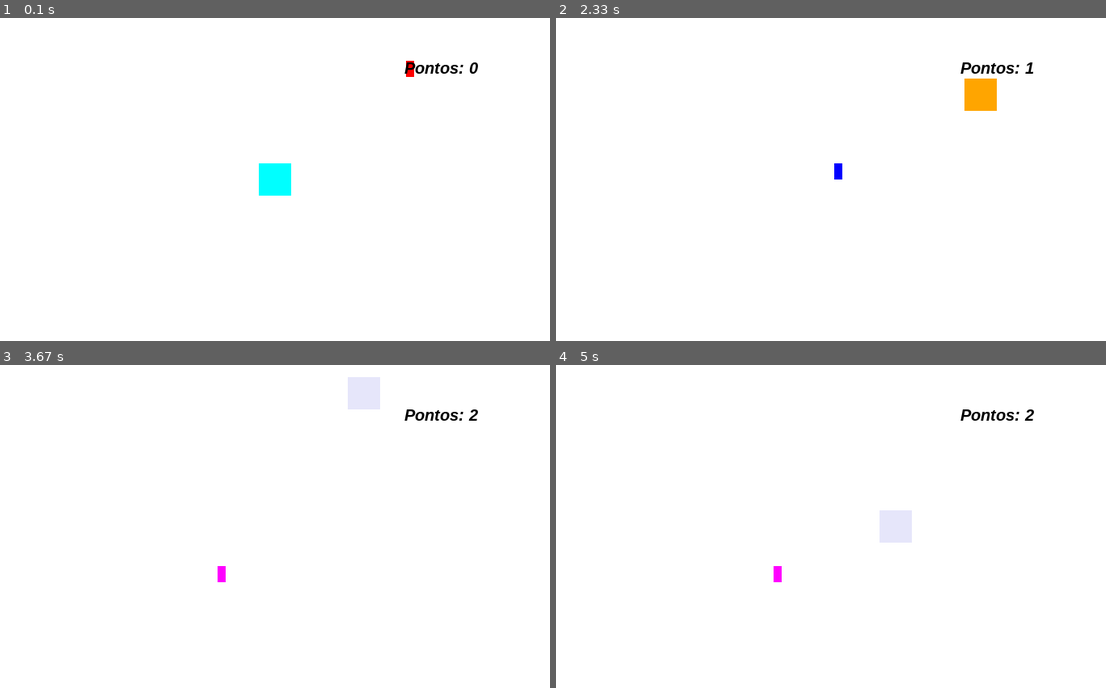
Above: before the commit, frames 1-4 (two rows, left to right).
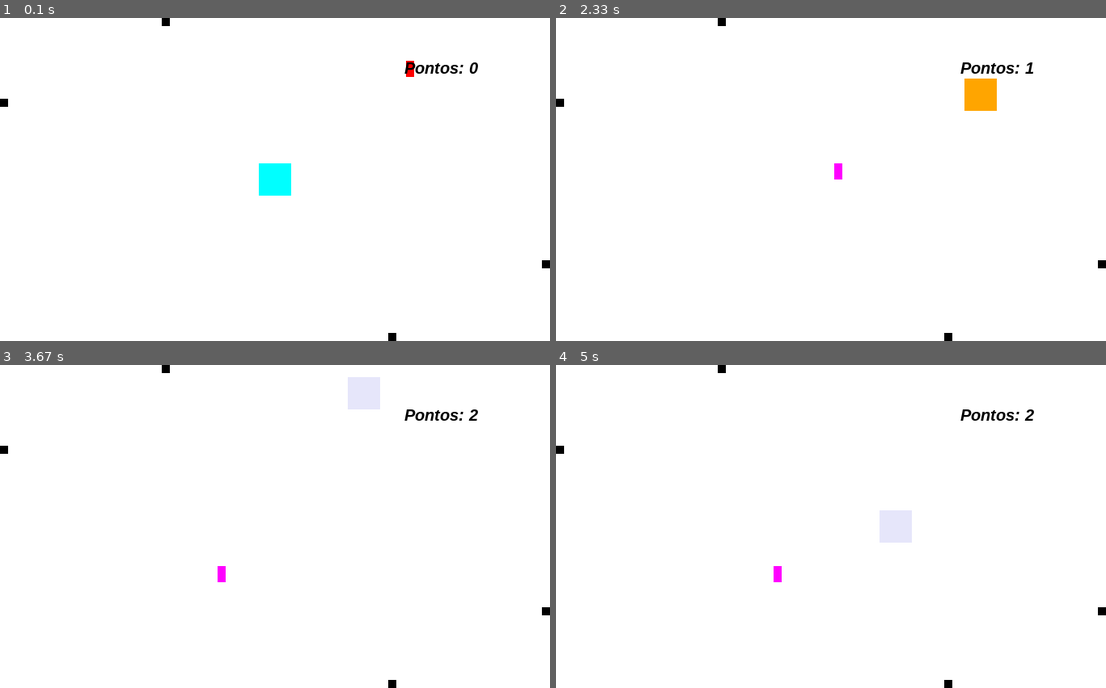
Above: after the commit, the same moments.

Repository: JP-Conde5/Pygame
Game: pygame game, started from colisao.py
Two runs of this game, one before a commit and one after it. Both use one fixed random seed, a clock stepped at 60 frames per second and the inputs below.
Inputs:
- Up to frame 1 (0.1 s): no input
- Up to frame 2 (2.33 s): hold D 0.33-0.8 s; hold W 0.83-1.13 s; hold D 1.17-1.63 s; hold A 1.67-2.2 s; hold S from 2.23 s (still down)
- Up to frame 3 (3.67 s): release S at 2.53 s; hold A 2.57-2.97 s; hold W 3-3.37 s; hold D from 3.4 s (still down)
- Up to frame 4 (5 s): release D at 4.03 s; hold S 4.07-4.43 s; hold A 4.47-4.93 s; hold D from 4.97 s (still down)

The runs differ from the first frame. In frame 1, 0.1% of the frame differs, in the area x 0-100%, y 0-100%; in frame 2, 0.2%; in frame 3, 0.1%; in frame 4, 0.1%.

Commit message:
Problema com os inimigos

Diff:
--- a/colisao.py
+++ b/colisao.py
@@ -14,14 +14,13 @@
 PINK = (255,203,219)
 ORANGE = (255,165,0)
 LAVENDER = (230,230,250)
-COLORS = (BLACK, CYAN, RED, GREEN, BLUE, PURPLE, PINK, ORANGE, LAVENDER)
-
+COLORS = (CYAN, RED, GREEN, BLUE, PURPLE, PINK, ORANGE, LAVENDER)
 
 #TELA
 width = 680
 height = 400
 screen = py.display.set_mode((width, height))
-py.display.set_caption('O JOGO')
+py.display.set_caption('COLLISION')
 
 #CONFIGURATIONS
 py.init()
@@ -47,22 +46,39 @@
 rct_x = randint(50, width - 50)
 rct_y = randint(50, height - 50)
 rct_color = RED
+
+#ENEMIES
+enm_size = 10
+enm_color = BLACK
+enm = [
+    {'x': 0, 'y': 100, 'vel': 5, 'obj': 0, 'img': 0},
+    {'x': width - enm_size, 'y': 300, 'vel': -5, 'obj': 0, 'img': 0},
+    {'x': 200, 'y': 0, 'vel': 5, 'obj': 0, 'img': 0},
+    {'x': 480, 'y': height - enm_size, 'vel': -5, 'obj': 0, 'img': 0}
+]
+
 while running:
     clock.tick(30)
     screen.fill(WHITE)
 
+    conq = points >= 20
     msg = f'Pontos: {points}'
     text = font.render(msg, True, BLACK)
 
-    #Criando áreas
+    #CRIANDO ÁREAS
     rectangule = py.Rect(rct_x, rct_y, rct_width, rct_height)
     square = py.Rect(sqr_x, sqr_y, sqr_side, sqr_side)
+    for i in range(0,4):
+        if not (i > 1 and conq):
+            enm[i]['obj'] = py.Rect(enm[i]['x'], enm[i]['y'], enm_size, enm_size)
 
+    #EVENTOS
     event = py.event.poll()
     if event.type == QUIT:
         py.quit()
         exit()
 
+    #MOVIMENTO
     if py.key.get_pressed()[K_a]:
         sqr_x = sqr_x - 15
     elif py.key.get_pressed()[K_d]:
@@ -81,21 +97,49 @@
     elif sqr_y <= -sqr_side:
         sqr_y = height - sqr_side
 
-    #Conferindo colisão
+    #CONFERINDO COLISÃO
     if square.colliderect(rectangule):
         rct_x = randint(50, width - 50)
         rct_y = randint(50, height - 50)
+
         color = randint(0,len(COLORS) - 1)
         sqr_color = COLORS[color]
         color = randint(0,len(COLORS) - 1)
         rct_color = COLORS[color]
+
+        points += 1
         sound.play()
-        points += 1
 
-    #Desenhando área
+        for i in range(0,4):
+            if enm[i]['vel'] > 0:
+                enm[i]['vel'] += 2
+            else:
+                enm[i]['vel'] -= 2
+
+    for i in range(0,4):
+        if not (conq and i > 1):
+            if square.colliderect(enm[i]['obj']) :
+                running = False
+
+    #DESENHANDO ÁREAS
     sqr_image = py.draw.rect(screen, sqr_color, square)
     rct_image = py.draw.rect(screen, rct_color, rectangule)
+    for i in range(0,4):
+        if not (conq and i > 1):
+            enm[i]['img'] = py.draw.rect(screen, enm_color, enm[i]['obj'])
 
     screen.blit(text, (500, 50))
 
+    #MOVIMENTO
+    for i in range(0,4):
+        if enm[i]['x'] > width:
+            enm[i]['x'] = 0
+        elif enm[i]['x'] < -enm_size:
+            enm[i]['x'] = width - enm_size
+        elif enm[i]['y'] > height:
+            enm[i]['y'] = 0
+        elif enm[i]['y'] < -enm_size:
+            enm[i]['y'] = height - enm_size
+
     py.display.update()
+py.mixer.music.stop()
Empty file added: test.py
